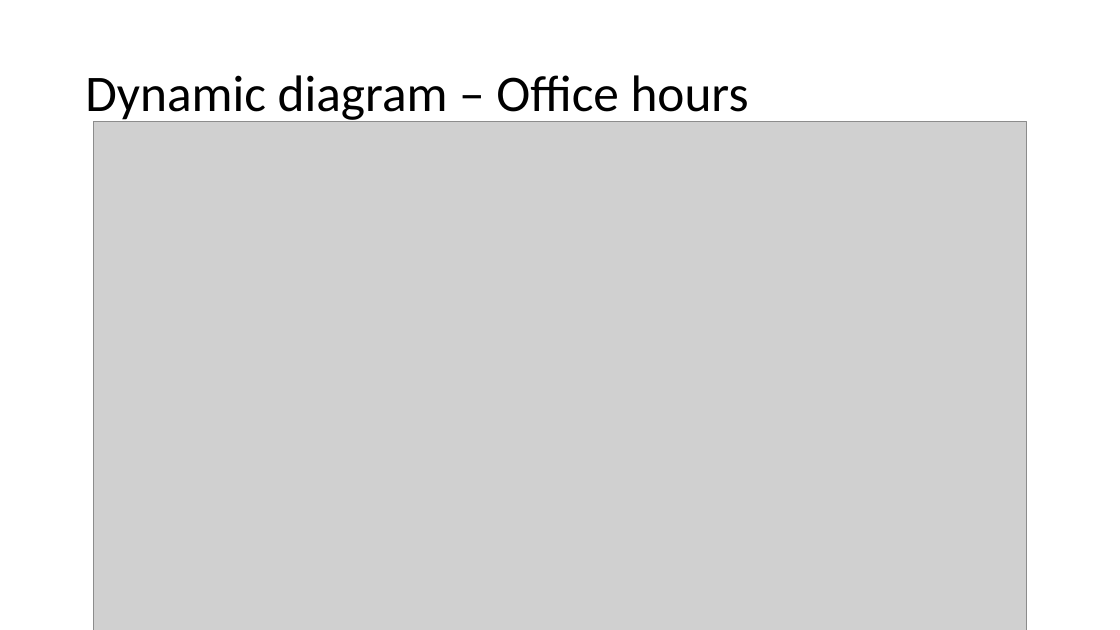
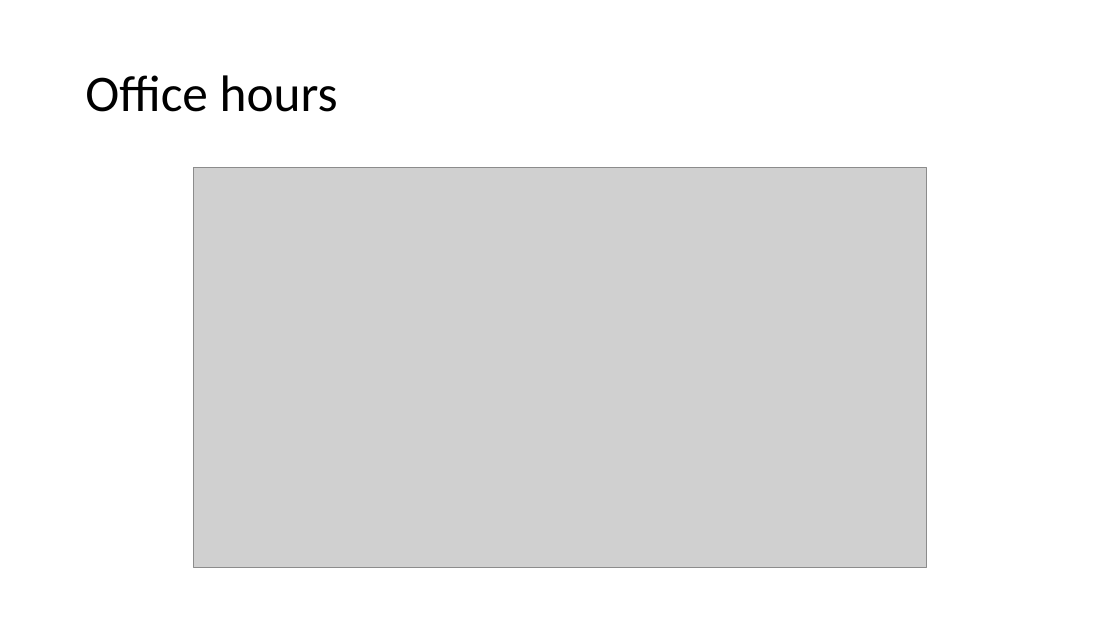
Before and after one commit to mayembe-martin/software_architecture_schedules, a slide deck: slide 10 of Schedules 1.pptx (slide 11 before the commit). Drawn at 1120x630 pixels with LibreOffice and Linux fonts; fonts in the diff are those of the drawing; grey boxes stand for pictures. Boxes give left, top, right and bottom in pixels: in the first picture for what was removed or moved away, otherwise in the second. Text is boxed around its words. In the diff, an @@ line names an element or a change of style, - is before the commit and + after.

```diff
--- a/Schedules 1.pptx
+++ b/Schedules 1.pptx
@@ title at bbox=[85, 75, 338, 112]: text changed @@
-Dynamic diagram – Office hours
+Office hours
@@ picture: place and size @@
-picture at bbox=[93, 122, 1027, 630]
+picture at bbox=[193, 168, 928, 568]
```
Also in this commit, not shown: 8 other slides changed, 4 slides added, 5 slides removed.
